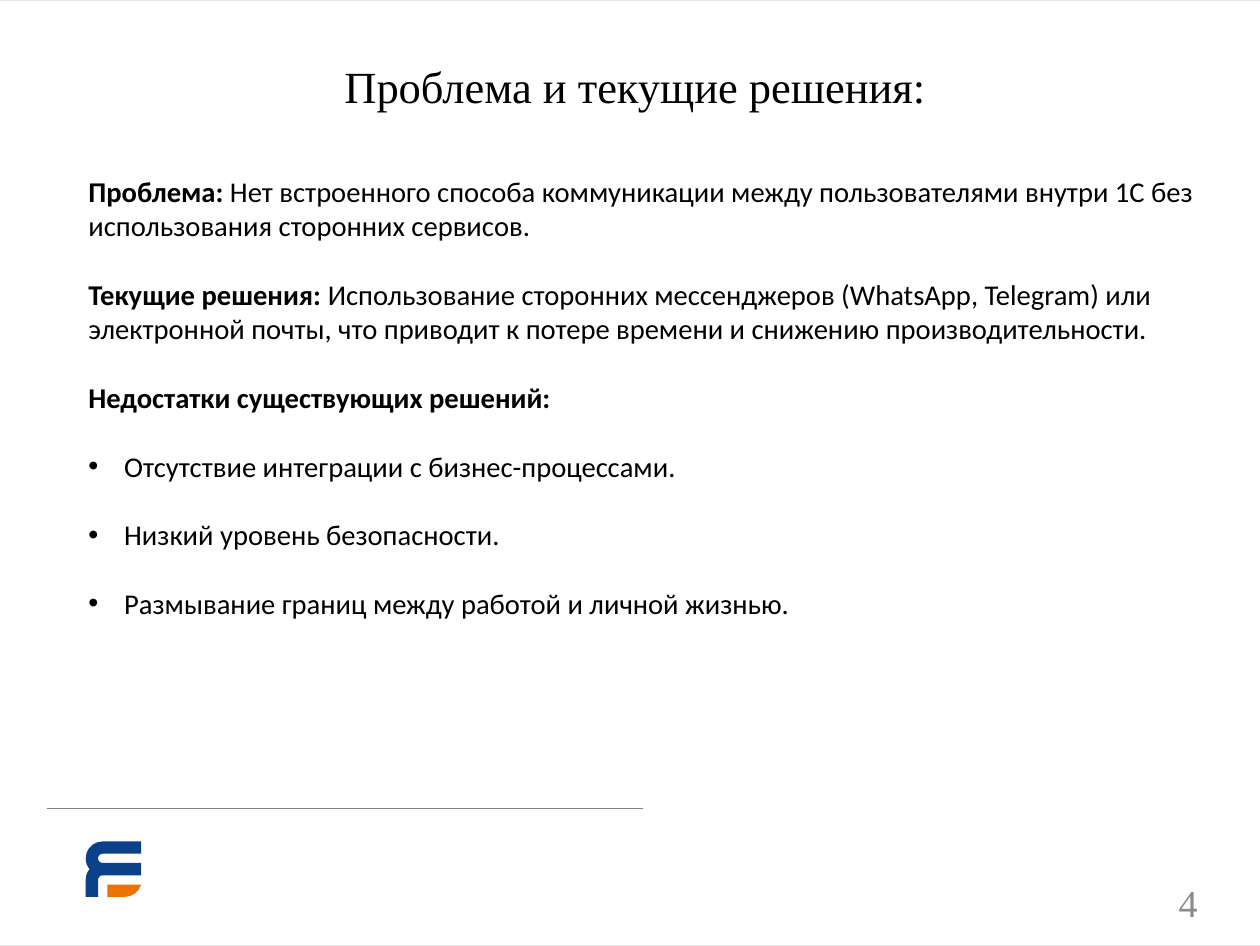
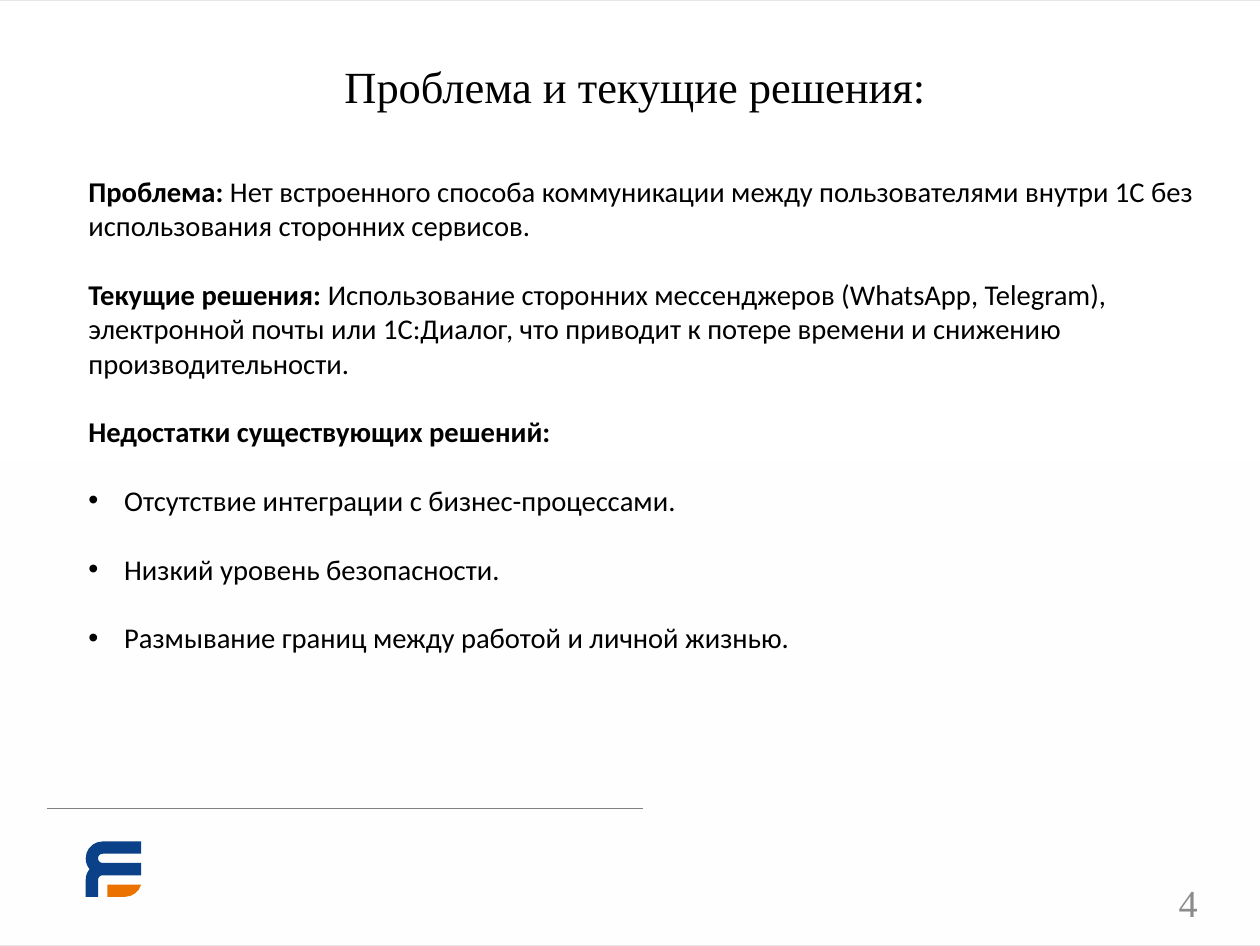
Before and after one commit to SamarinaAnastasia/VKR2025, a slide deck: slide 4 of 2025,ВКР,СамаринаАА,ЯГТУ,ЦИС-48.pptx. Drawn at 1260x946 pixels with LibreOffice and Linux fonts; fonts in the diff are those of the drawing; background and template pictures are left out. Boxes give left, top, right and bottom in pixels: in the first picture for what was removed or moved away, otherwise in the second. Text is boxed around its words. In the diff, an @@ line names an element or a change of style, - is before the commit and + after.

```diff
--- a/2025,ВКР,СамаринаАА,ЯГТУ,ЦИС-48.pptx
+++ b/2025,ВКР,СамаринаАА,ЯГТУ,ЦИС-48.pptx
@@ text at <box>88,284,1106,379</box>: text changed @@
-Текущие решения: Использование сторонних мессенджеров (WhatsApp, Telegram) или электронной почты, что приводит к потере времени и снижению производительности.
+Текущие решения: Использование сторонних мессенджеров (WhatsApp, Telegram), электронной почты или 1С:Диалог, что приводит к потере времени и снижению производительности.
```
Also in this commit, not shown: 1 other slide changed, 1 slide added.
